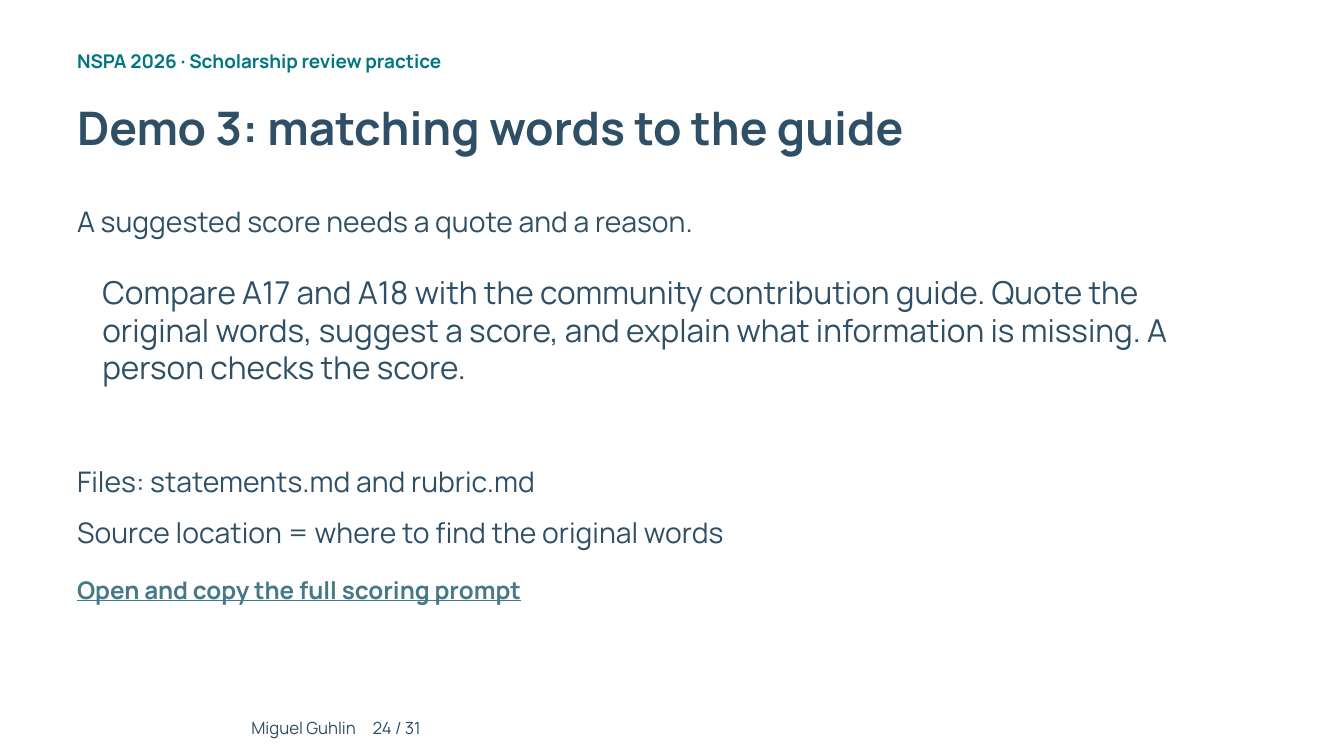
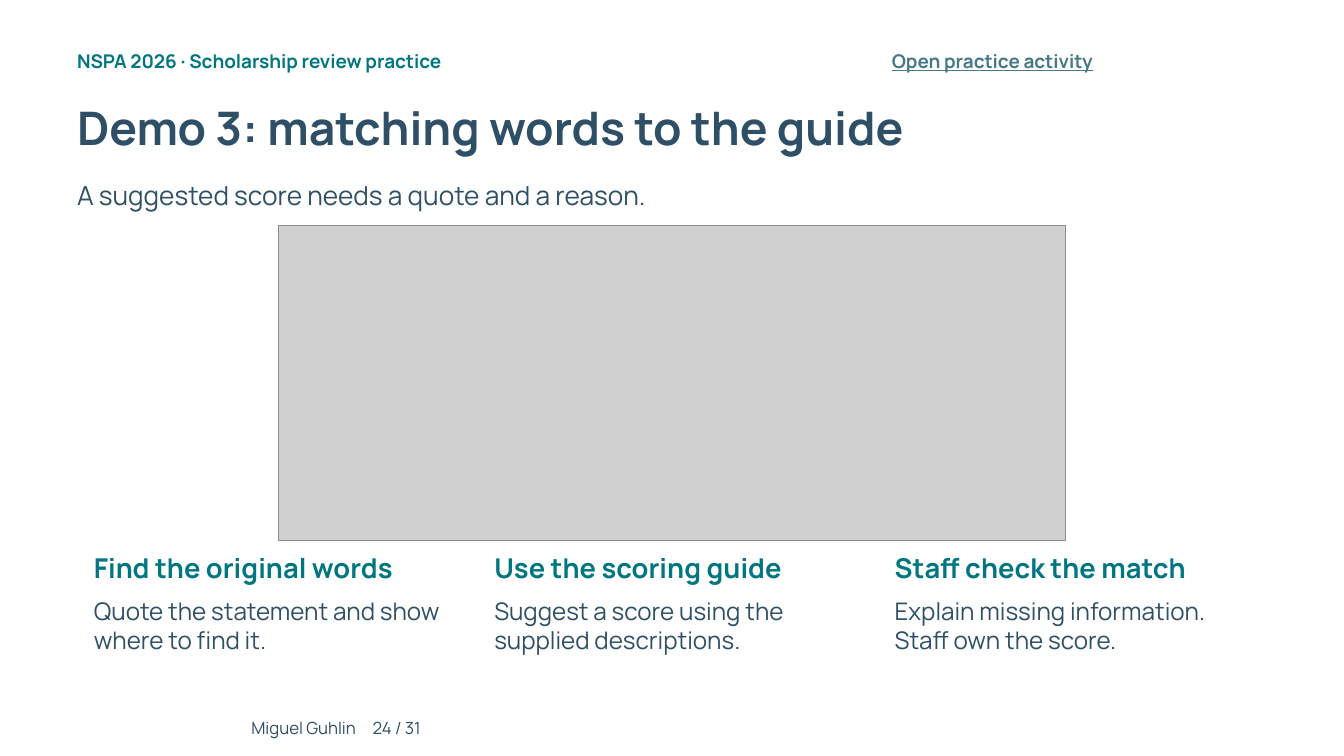
Before and after one commit to mguhlin/nspa, a slide deck: slide 24 of 2026/p/slides/ai-prompting-scholarship-review.pptx. Drawn at 1344x756 pixels with LibreOffice and Linux fonts; fonts in the diff are those of the drawing; grey boxes stand for pictures; background and template pictures are left out. Boxes give left, top, right and bottom in pixels: in the first picture for what was removed or moved away, otherwise in the second. Text is boxed around its words. In the diff, an @@ line names an element or a change of style, - is before the commit and + after.

Commit message:
Enrich prompting slides and separate assessment results from guided activities

```diff
--- a/2026/p/slides/ai-prompting-scholarship-review.pptx
+++ b/2026/p/slides/ai-prompting-scholarship-review.pptx
@@ text added at (892, 54, 1093, 73), 13.5 pt, text #467886, bold, underline @@
+Open practice activity
@@ text "A suggested score needs a ...": place and size @@
-text "A suggested score needs a ..." at (77, 211, 693, 240)
+text "A suggested score needs a ..." at (77, 186, 645, 212)
@@ text "A suggested score needs a ..." at (77, 186, 645, 212): size 20.2 to 18.8 pt @@
@@ picture added at (278, 226, 1066, 540) @@
@@ text removed at (102, 281, 1167, 387) @@
-Compare A17 and A18 with the community contribution guide. Quote the original words, suggest a score, and explain what information is missing. A person checks the score.
@@ text removed at (77, 471, 535, 493) @@
-Files: statements.md and rubric.md
@@ text at (94, 558, 393, 585): text changed; size 20.2 to 19.5 pt; text colour #2E4F66 to #007681; bold on @@
-Source location = where to find the original words
+Find the original words
@@ text added at (494, 558, 782, 585), 19.5 pt, text #007681, bold @@
+Use the scoring guide
@@ text added at (895, 558, 1185, 579), 19.5 pt, text #007681, bold @@
+Staff check the match
@@ text removed at (77, 581, 521, 605) @@
-Open and copy the full scoring prompt
@@ text added at (94, 602, 439, 650), 17.2 pt, text #2E4F66 @@
+Quote the statement and show where to find it.
@@ text added at (494, 602, 783, 655), 17.2 pt, text #2E4F66 @@
+Suggest a score using the supplied descriptions.
@@ text added at (895, 602, 1205, 650), 17.2 pt, text #2E4F66 @@
+Explain missing information. Staff own the score.
```
Also in this commit, not shown: 16 other slides changed, 1 slide added, 1 slide removed, 41 other files.
